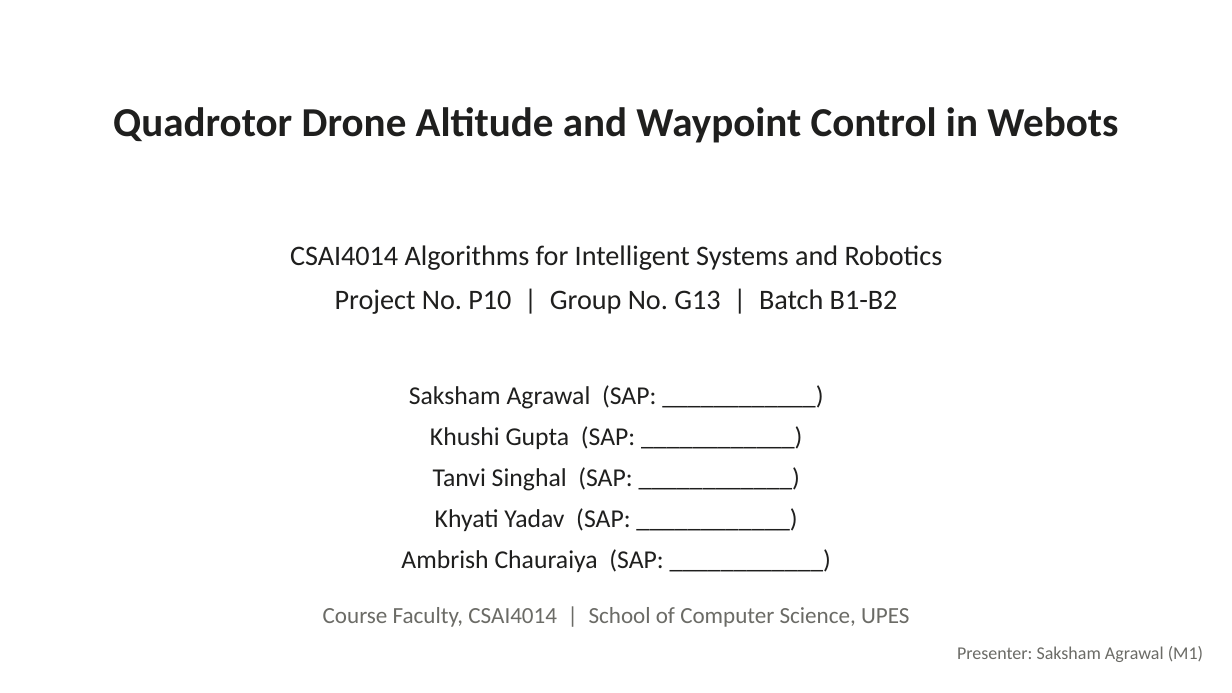
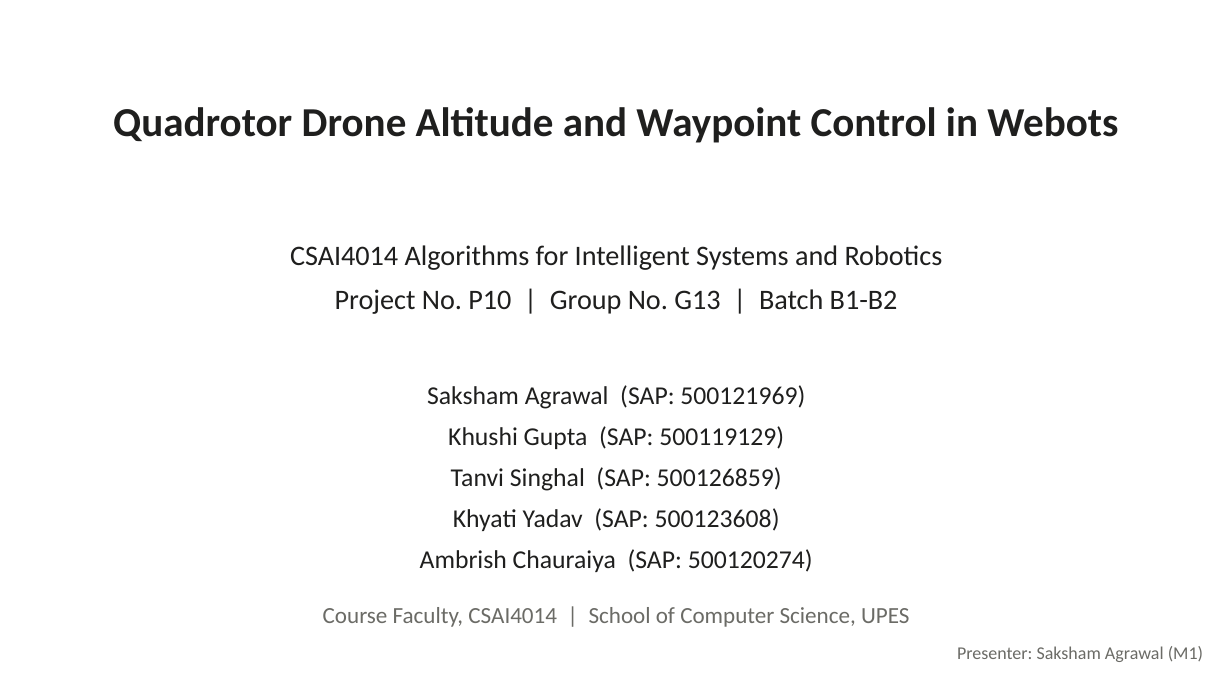
Before and after one commit to devSaksham/aisr-drone-control, a slide deck: slide 1 of slides/slides.pptx. Drawn at 1232x693 pixels with LibreOffice and Linux fonts; fonts in the diff are those of the drawing. Boxes give left, top, right and bottom in pixels: in the first picture for what was removed or moved away, otherwise in the second. Text is boxed around its words. In the diff, an @@ line names an element or a change of style, - is before the commit and + after.

Commit message:
slides: fill in SAP IDs on the title slide

```diff
--- a/slides/slides.pptx
+++ b/slides/slides.pptx
@@ text at (420,385,813,572): text changed @@
-Saksham Agrawal (SAP: ____________)
-Khushi Gupta (SAP: ____________)
-Tanvi Singhal (SAP: ____________)
-Khyati Yadav (SAP: ____________)
-Ambrish Chauraiya (SAP: ____________)
+Saksham Agrawal (SAP: 500121969)
+Khushi Gupta (SAP: 500119129)
+Tanvi Singhal (SAP: 500126859)
+Khyati Yadav (SAP: 500123608)
+Ambrish Chauraiya (SAP: 500120274)
```
Also in this commit, not shown: 2 other files.
